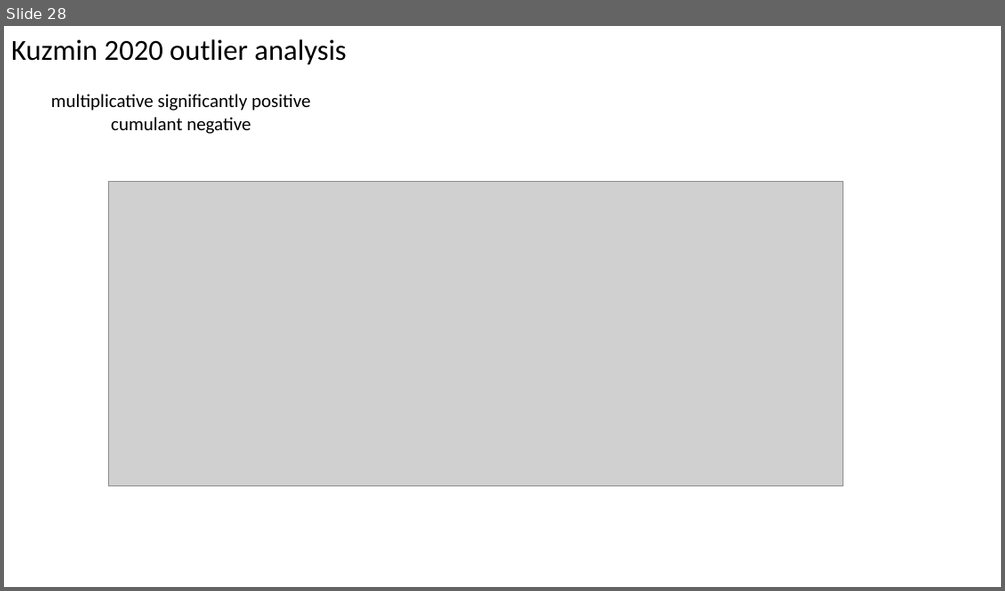
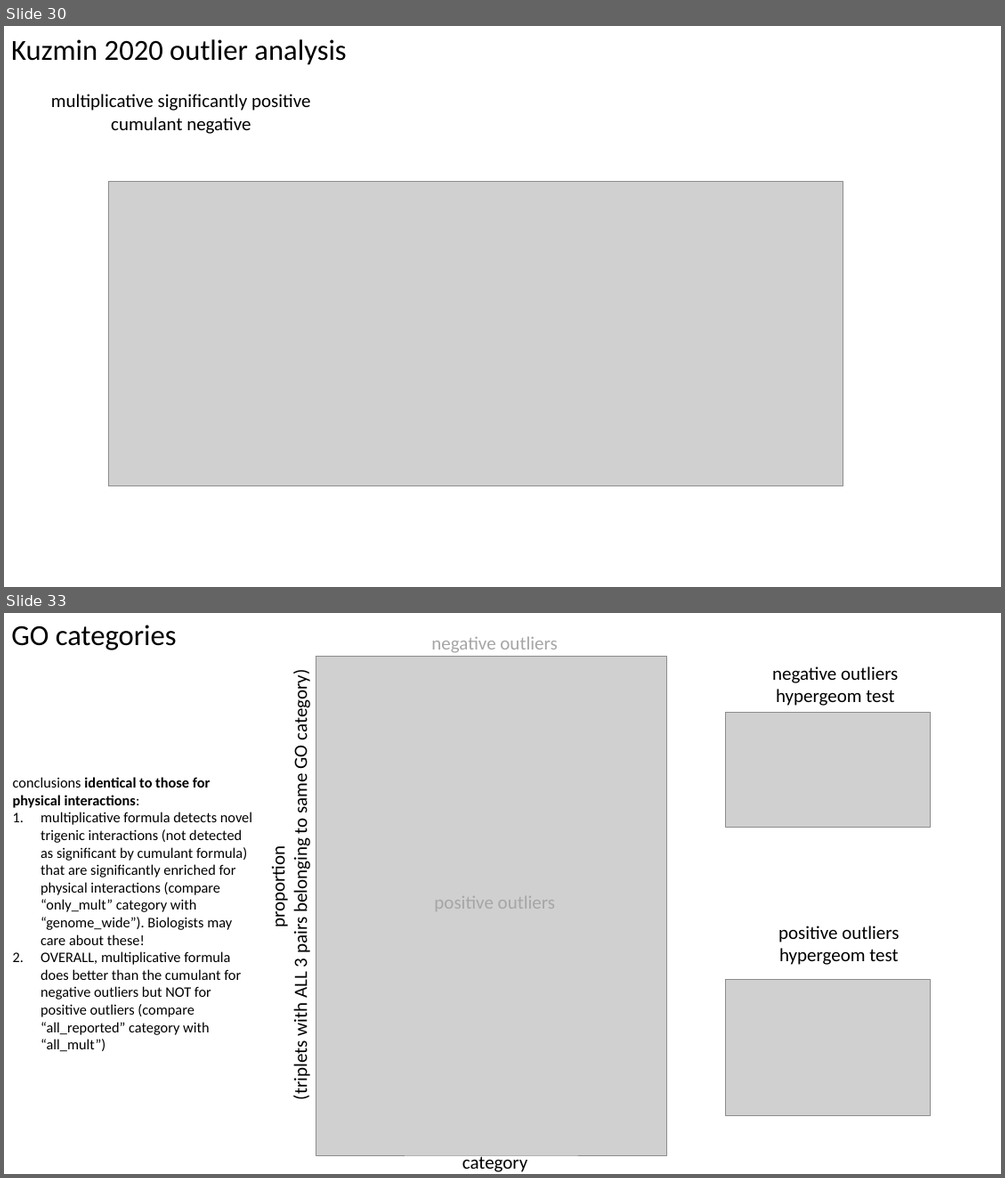
Before and after one commit to brian-arnold/epistasis_reanalysis, a slide deck: yeast_screens/yeast_screens_epistasis_summary.pptx. Shown one above the other, each under a label of ours: slide 28 before the commit, slides 30 and 33 after it; the slides between them are not shown. The pictures are 1005x591 and 1005x1178 pixels, drawn with LibreOffice and Linux fonts; fonts in the diff are those of the drawing; grey boxes stand for pictures. Boxes give left, top, right and bottom in pixels: in the first picture for what was removed or moved away, otherwise in the second. Text is boxed around its words. In the diff, an @@ line names an element or a change of style, - is before the commit and + after.

Commit message:
protein interaction analysis by experiment type

```diff
--- a/yeast_screens/yeast_screens_epistasis_summary.pptx
+++ b/yeast_screens/yeast_screens_epistasis_summary.pptx
@@ slide 33 added at (x1=4, y1=613, x2=1001, y2=1174), background #FFFFFF @@
@@ text added at (x1=11, y1=625, x2=177, y2=650), 28 pt, text #000000 @@
+GO categories
@@ text added at (x1=431, y1=636, x2=557, y2=653), 18 pt, text #A6A6A6 @@
+negative outliers
@@ picture added at (x1=316, y1=656, x2=666, y2=1155) @@
@@ text added at (x1=267, y1=676, x2=313, y2=1098), 18 pt, text #000000 @@
+proportion
+(triplets with ALL 3 pairs belonging to same GO category)
@@ text added at (x1=772, y1=666, x2=898, y2=706), 18 pt, text #000000 @@
+negative outliers
+hypergeom test
@@ picture added at (x1=726, y1=713, x2=930, y2=827) @@
@@ text added at (x1=13, y1=777, x2=252, y2=1052), 14 pt, text #000000 @@
+conclusions identical to those for physical interactions:
+1. multiplicative formula detects novel trigenic interactions (not detected as significant by cumulant formula) that are significantly enriched for physical interactions (compare “only_mult” category with “genome_wide”). Biologists may care about these!
+2. OVERALL, multiplicative formula does better than the cumulant for negative outliers but NOT for positive outliers (compare “all_reported” category with “all_mult”)
@@ text added at (x1=434, y1=896, x2=555, y2=911), 18 pt, text #A6A6A6 @@
+positive outliers
@@ text added at (x1=778, y1=925, x2=898, y2=965), 18 pt, text #000000 @@
+positive outliers
+hypergeom test
@@ picture added at (x1=726, y1=980, x2=930, y2=1116) @@
@@ text added at (x1=462, y1=1152, x2=527, y2=1172), 18 pt, text #000000 @@
+category
@@ what was slide 28 is now slide 30 @@
```
Also in this commit, not shown: 1 slide changed, 9 other slides added, 1 slide removed, 8 other files.
